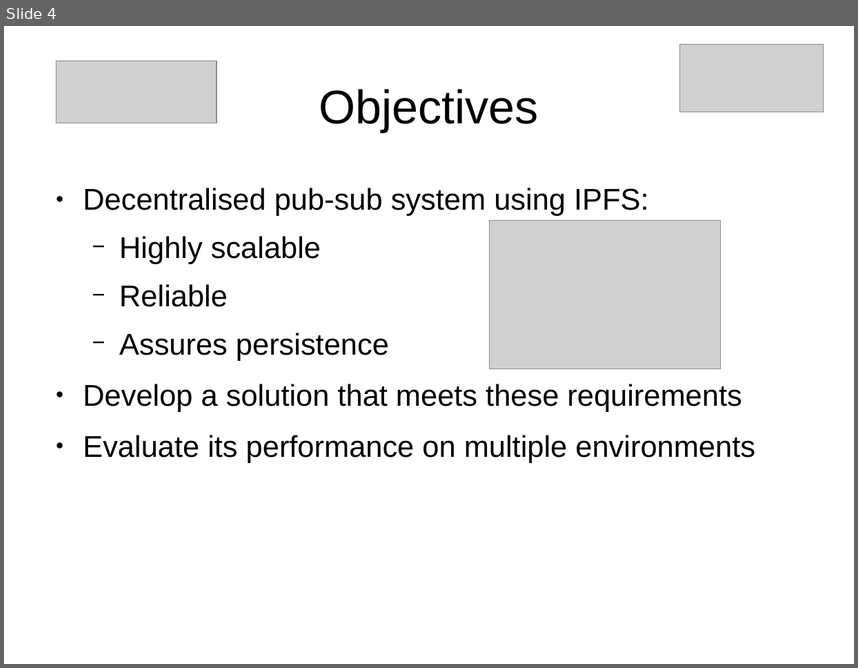
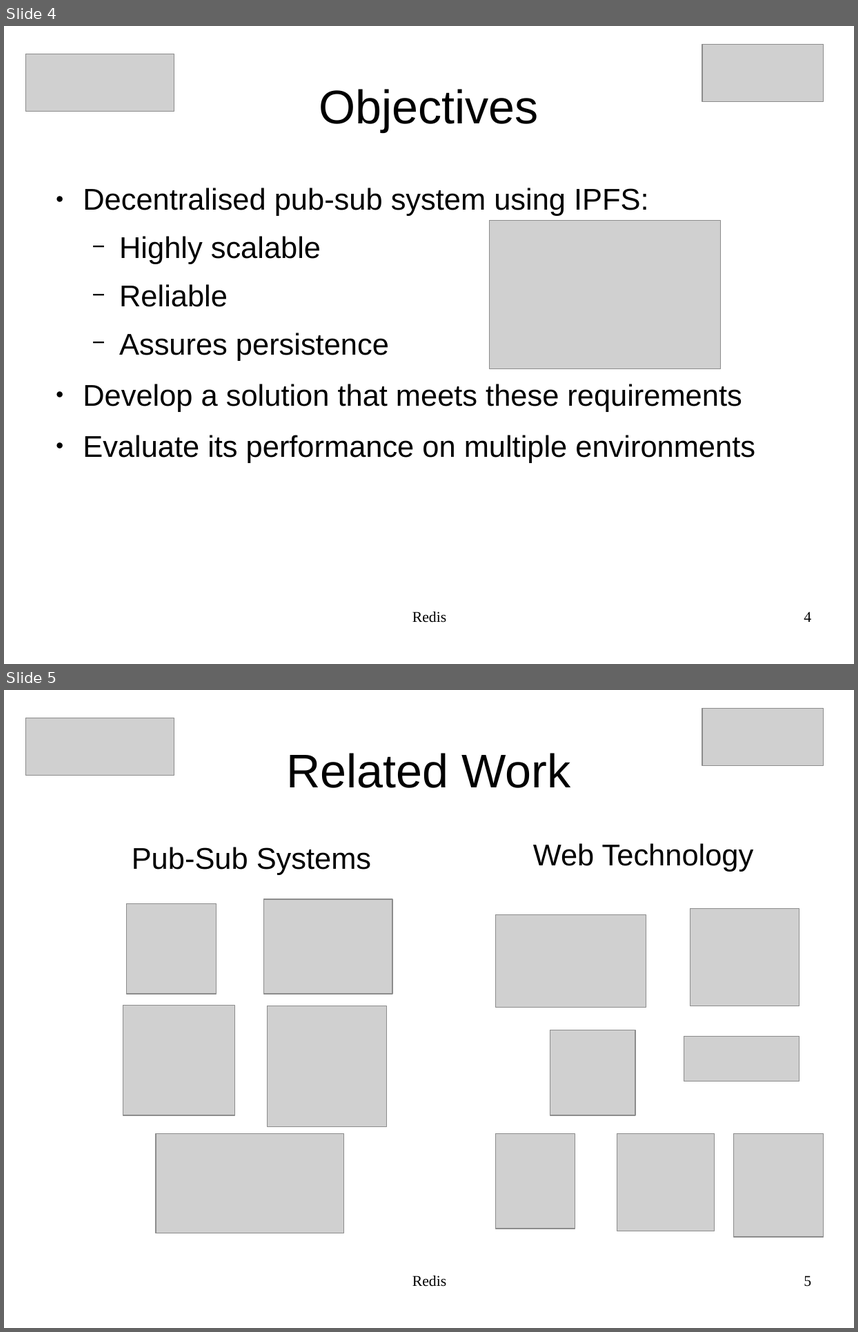
Before and after one commit to JGAntunes/pulsarcast, a slide deck: project-report/presentation.odp. Shown one above the other, each under a label of ours: slide 4 before the commit, slides 4 and 5 after it. The pictures are 858x668 and 858x1332 pixels, drawn with LibreOffice and Linux fonts; fonts in the diff are those of the drawing; grey boxes stand for pictures. Boxes give left, top, right and bottom in pixels: in the first picture for what was removed or moved away, otherwise in the second. Text is boxed around its words. In the diff, an @@ line names an element or a change of style, - is before the commit and + after.

Commit message:
presentation related work

```diff
--- a/project-report/presentation.odp
+++ b/project-report/presentation.odp
@@ slide 5 added at bbox=[4, 690, 854, 1328], background #FFFFFF @@
@@ picture added at bbox=[703, 709, 825, 766] @@
@@ picture added at bbox=[25, 718, 174, 776] @@
@@ title added at bbox=[287, 753, 571, 788], 44 pt, text #000000 @@
+Related Work
@@ text added at bbox=[132, 847, 371, 875], 28 pt, text #000000 @@
+Pub-Sub Systems
@@ text added at bbox=[533, 843, 754, 871], 28 pt, text #000000 @@
+Web Technology
@@ picture added at bbox=[127, 904, 217, 994] @@
@@ picture added at bbox=[264, 899, 392, 994] @@
@@ picture added at bbox=[496, 914, 646, 1007] @@
@@ picture added at bbox=[691, 908, 800, 1005] @@
@@ picture added at bbox=[123, 1005, 234, 1115] @@
@@ picture added at bbox=[267, 1005, 387, 1126] @@
@@ picture added at bbox=[551, 1030, 636, 1115] @@
@@ picture added at bbox=[684, 1036, 800, 1081] @@
@@ picture added at bbox=[156, 1134, 344, 1233] @@
@@ picture added at bbox=[495, 1134, 575, 1228] @@
@@ picture added at bbox=[617, 1134, 715, 1231] @@
@@ picture added at bbox=[735, 1134, 824, 1237] @@
@@ text added at bbox=[412, 1275, 447, 1286], 14 pt, text #000000 @@
+Redis
@@ page number added at bbox=[804, 1275, 811, 1286], 14 pt, text #000000 @@
+5
@@ slide 4 changed as well @@
@@ picture: place and size @@
-picture at bbox=[680, 45, 824, 112]
+picture at bbox=[703, 45, 825, 102]
@@ picture: place and size @@
-picture at bbox=[56, 60, 216, 123]
+picture at bbox=[25, 54, 174, 112]
@@ text added at bbox=[412, 611, 447, 622], 14 pt, text #000000 @@
+Redis
@@ page number added at bbox=[804, 611, 811, 621], 14 pt, text #000000 @@
+4
```
Also in this commit, not shown: 2 other slides changed, 7 other slides added, 1 slide removed.
